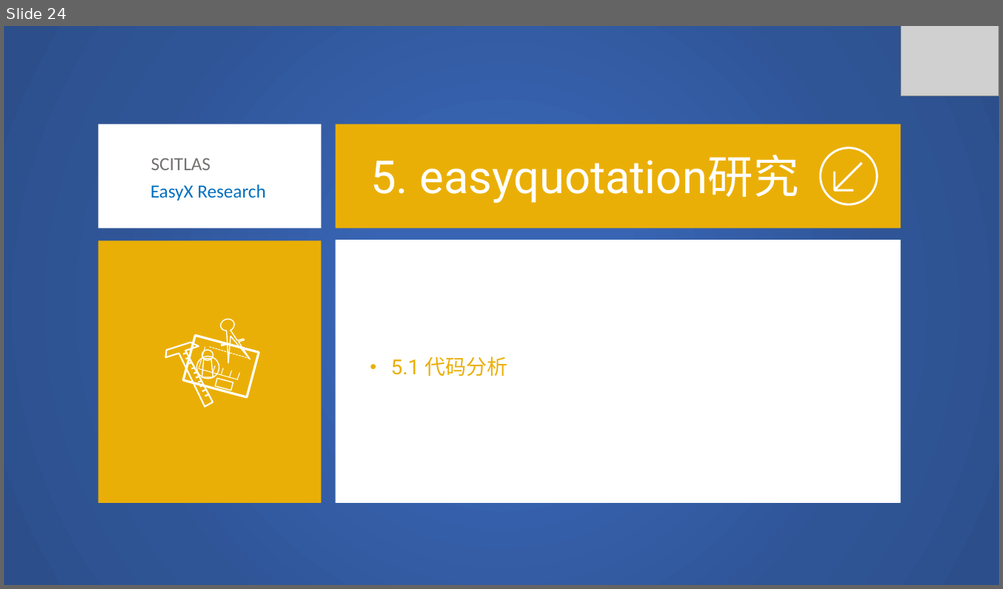
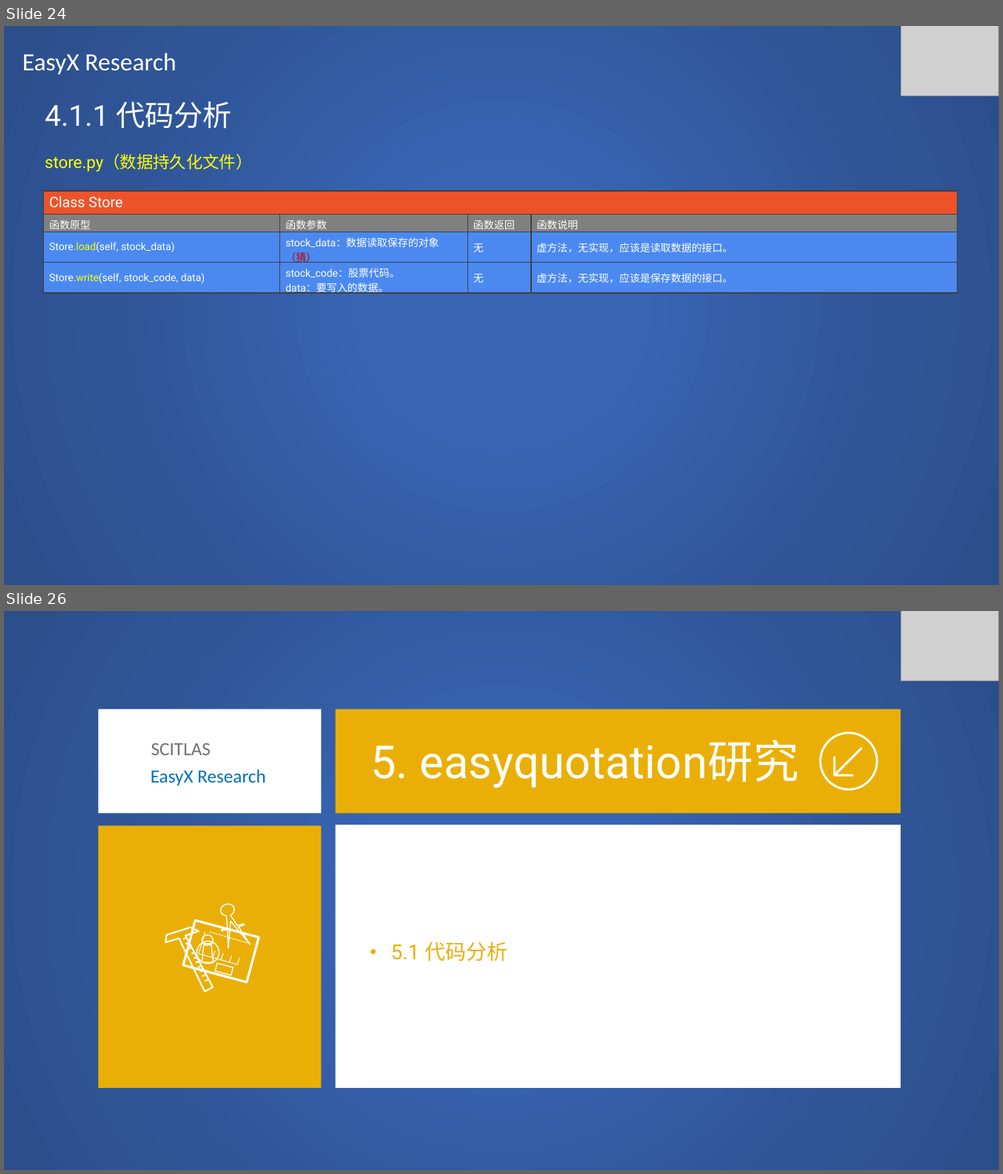
Before and after one commit to SCITLAS/Stellar, a slide deck: Research/easyx_research.pptx. Shown one above the other, each under a label of ours: slide 24 before the commit, slides 24 and 26 after it; the slides between them are not shown. The pictures are 1003x589 and 1003x1174 pixels, drawn with LibreOffice and Linux fonts; fonts in the diff are those of the drawing; grey boxes stand for pictures. Boxes give left, top, right and bottom in pixels: in the first picture for what was removed or moved away, otherwise in the second. Text is boxed around its words. In the diff, an @@ line names an element or a change of style, - is before the commit and + after.

```diff
--- a/Research/easyx_research.pptx
+++ b/Research/easyx_research.pptx
@@ slide 24 added at bbox=[4, 26, 999, 585], background #FFFFFF @@
@@ rectangle added at bbox=[4, 26, 999, 585], fill gradient #3864B3 to #2F5597 to #2C4F8C @@
@@ picture added at bbox=[900, 26, 999, 96] @@
@@ text added at bbox=[22, 53, 176, 75], 24 pt, text #FFFFFF @@
+EasyX Research
@@ text added at bbox=[45, 101, 252, 172], 16 pt, text #FFFF00 @@
+4.1.1 代码分析
+store.py（数据持久化文件）
@@ table added at bbox=[43, 191, 958, 298], 4 rows, 4 columns @@
+Class Store |  |  | 
+函数原型 | 函数参数 | 函数返回 | 函数说明
+Store.load(self, stock_data) | stock_data：数据读取保存的对象（猜） | 无 | 虚方法，无实现，应该是读取数据的接口。
+Store.write(self, stock_code, data) | stock_code：股票代码。 / data：要写入的数据。 | 无 | 虚方法，无实现，应该是保存数据的接口。
@@ what was slide 24 is now slide 26 @@
```
Also in this commit, not shown: 5 slides changed, 2 other slides added.
